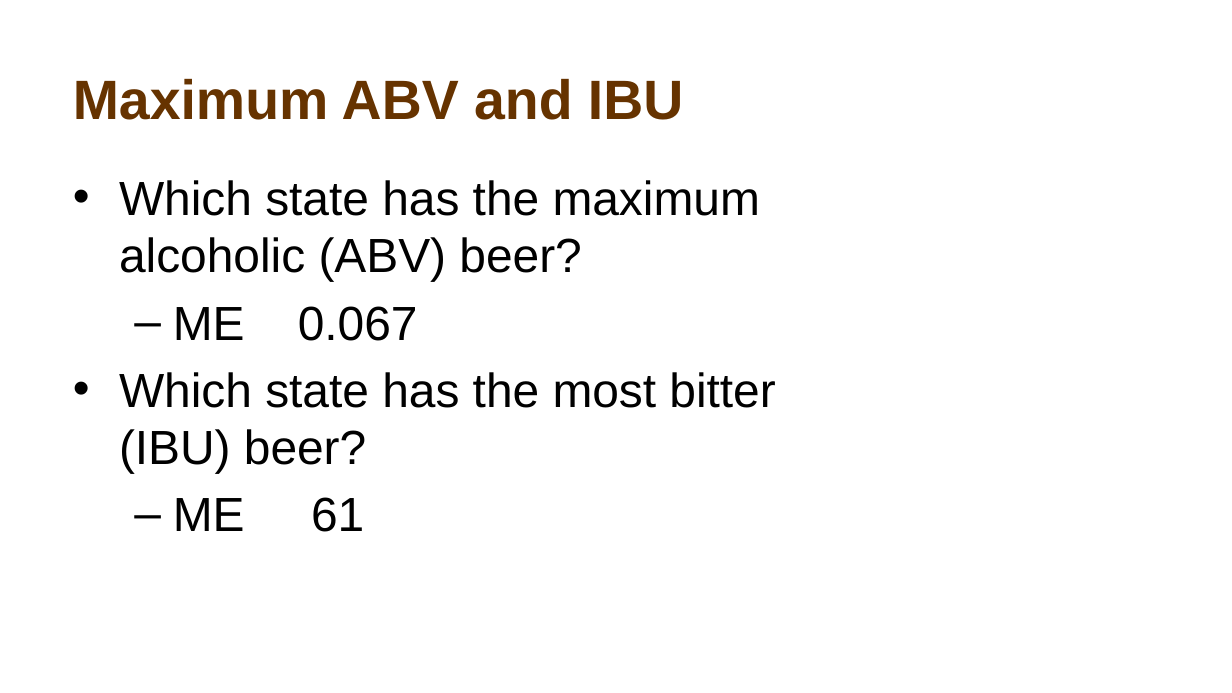
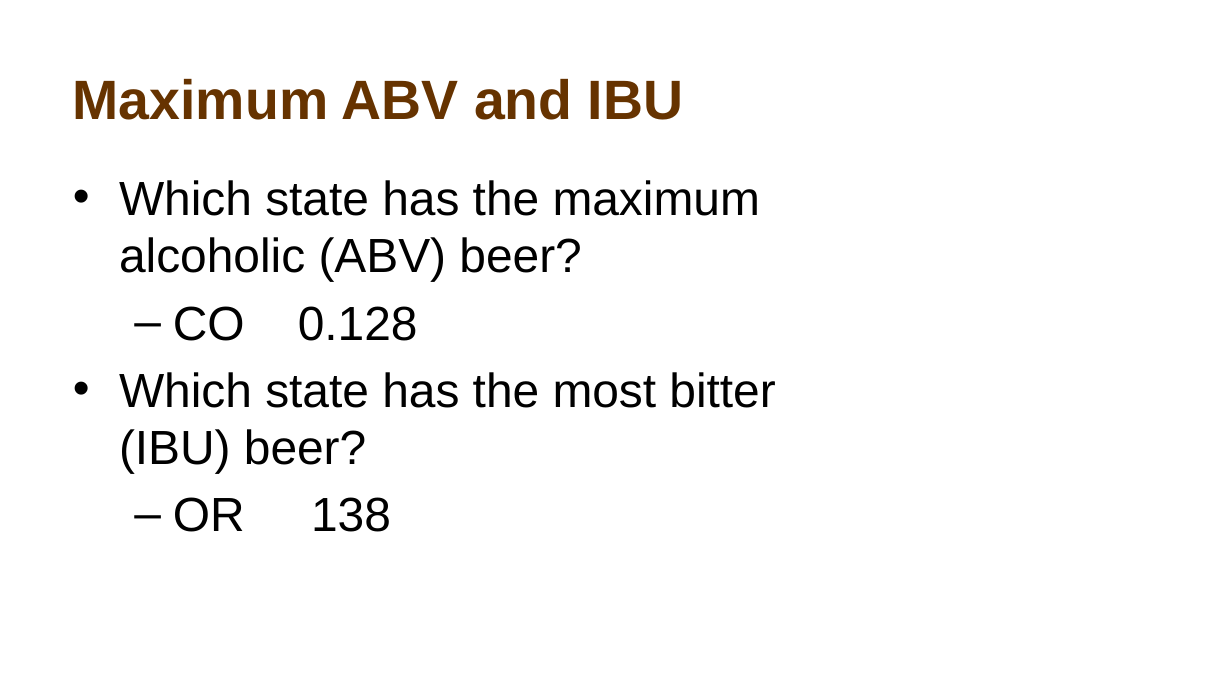
Before and after one commit to atiakor0/Beer_Study, a slide deck: slide 11 of Beer Study.pptx. Drawn at 1232x693 pixels with LibreOffice and Linux fonts; fonts in the diff are those of the drawing; background and template pictures are left out. Boxes give left, top, right and bottom in pixels: in the first picture for what was removed or moved away, otherwise in the second. Text is boxed around its words. In the diff, an @@ line names an element or a change of style, - is before the commit and + after.

```diff
--- a/Beer Study.pptx
+++ b/Beer Study.pptx
@@ text at box(173, 306, 418, 341): text changed @@
-  – ME 0.067
+  – CO 0.128
@@ text at box(173, 497, 391, 532): text changed @@
-  – ME 61
+  – OR 138
```
Also in this commit, not shown: 4 other files.
